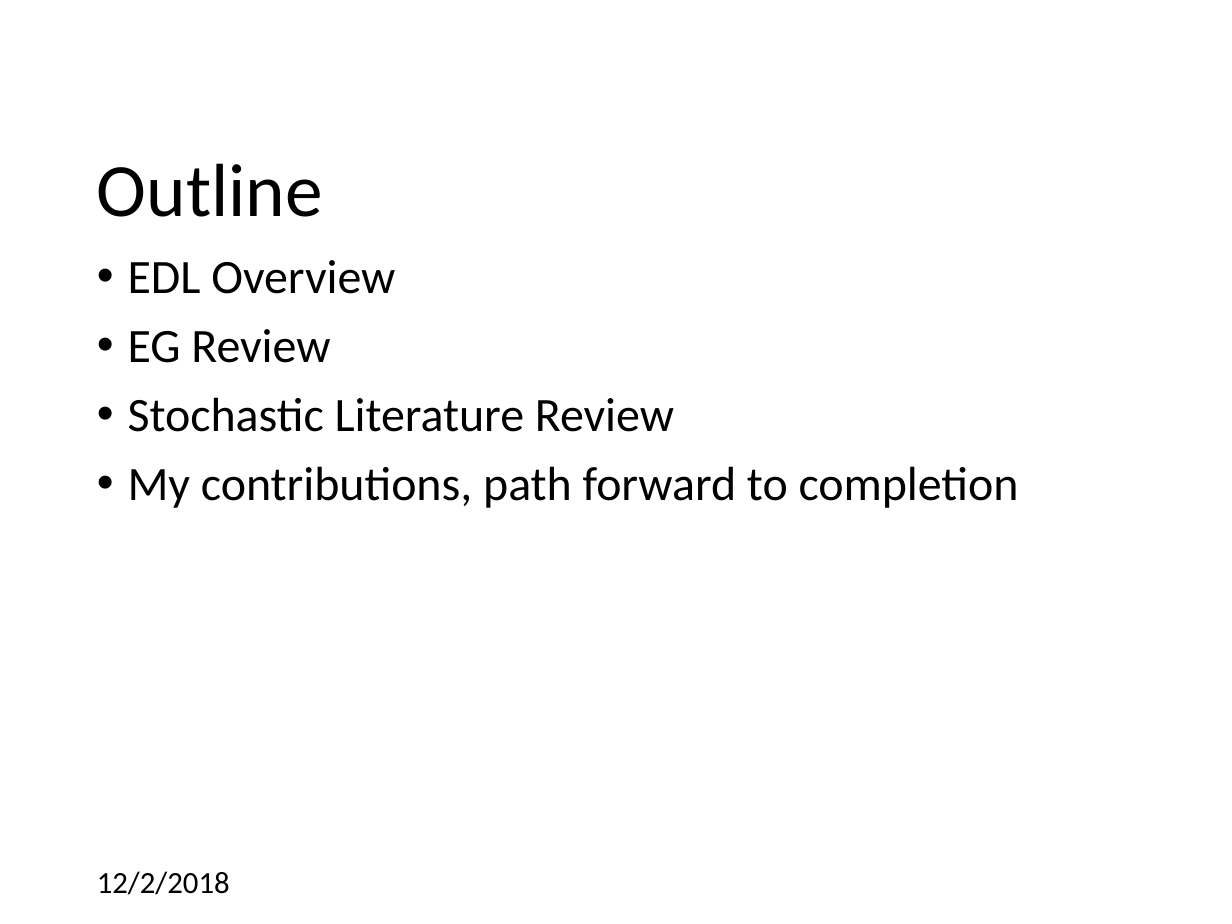
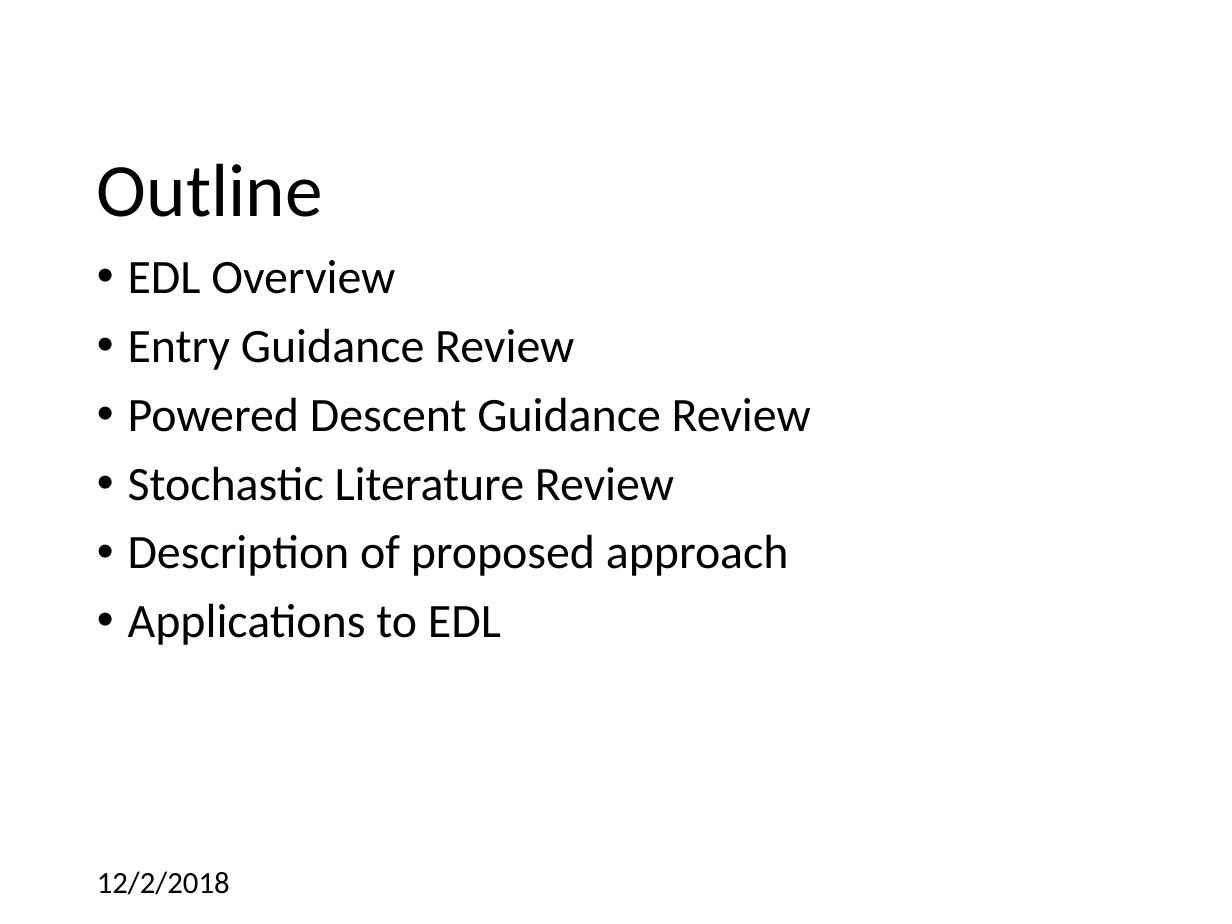
Before and after one commit to CDNoyes/EDL-Py, a slide deck: slide 2 of Documents/Qual Exam.pptx. Drawn at 1232x924 pixels with LibreOffice and Linux fonts; fonts in the diff are those of the drawing; background and template pictures are left out. Boxes give left, top, right and bottom in pixels: in the first picture for what was removed or moved away, otherwise in the second. Text is boxed around its words. In the diff, an @@ line names an element or a change of style, - is before the commit and + after.

```diff
--- a/Documents/Qual Exam.pptx
+++ b/Documents/Qual Exam.pptx
@@ text at (128,328,811,432): text changed @@
-• EG Review
+• Entry Guidance Review
+• Powered Descent Guidance Review
@@ text at (128,534,789,645): text changed @@
-• My contributions, path forward to completion
+• Description of proposed approach
+• Applications to EDL
```
Also in this commit, not shown: 14 other slides changed, 3 slides added.
